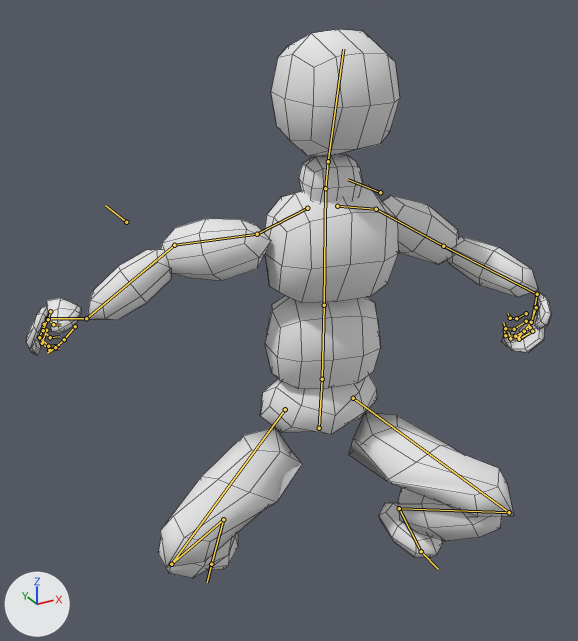
The Blender file Raw/Demo/animations.blend as it was, and as the next commit left it.
Before and after are seen from a 50 mm lens placed at (-0.932, -1.5, 1.478), pointed at (-0.112, -0.009, 0.733). Lighting does not change. The marker at lower left points along +X, +Y and +Z. Both versions are drawn at frame 1 of the action 'man_sliding_01'; the numbers are the values there. The bones that bend it are drawn over the model as lines. Mesh edges are drawn as thin lines.

The first picture shows 'human_body_male'.
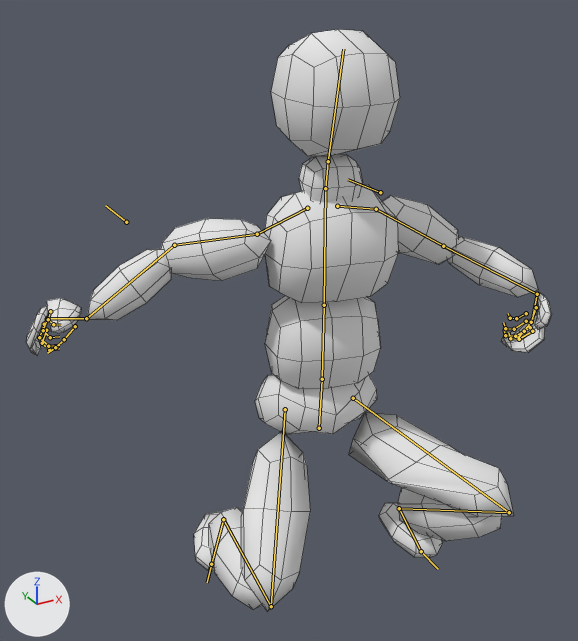
Edits to the scene script, one JSON object a line:
```json
{"block": "bone_poletarget_r", "where": "bone_poletarget_r = bpy.data.objects['Armature'].pose.bones['PoleTarget.R']  # child of 'Root'"}
{"op": "set", "path": "bone_poletarget_r.location", "old": "(0.382, -0.122, -0.041)", "new": "(0.119, 0.073, -0.041)"}
```

Pixel boxes [x1, y1, x2, y2] of what changed, in the pictures (578 x 641 px):
```json
{"object": "human_body_male", "change": "posed", "before": [26, 29, 552, 578], "after": [26, 29, 552, 611], "on screen": "6% taller"}
```
